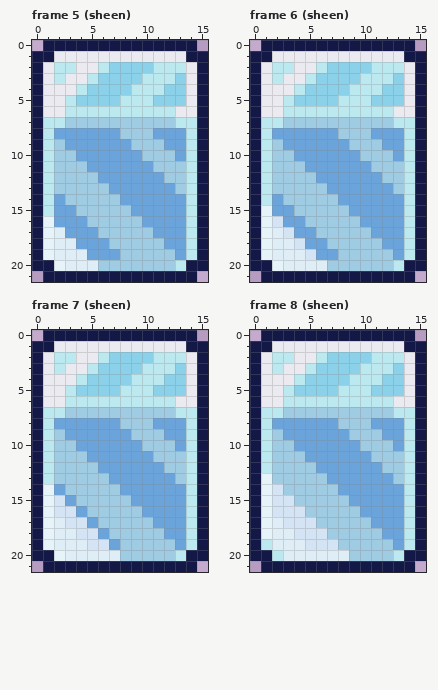
Two versions of one pixel-art file, block_man/data/ice_block.aseprite. The picture above is the old version.
16x22 pixels, 36 frames. Colours within 5 levels of each other are drawn and written as one. Shown: frame 5 (sheen), frame 6 (sheen), frame 7 (sheen), frame 8 (sheen). The commit also changed other frames, which this record leaves out.
Now the later version:
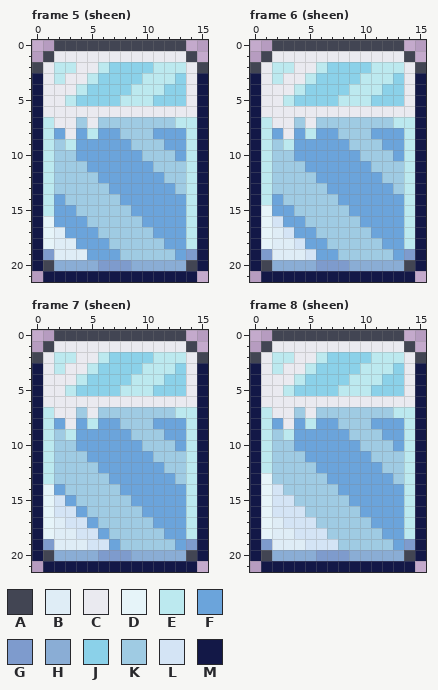
Palette (. is transparent): A #424553  B #dfedf6  C #eaeaf0  D #e6f4f9  E #bce9ef  F #6ba4db  G #7e9bcd  H #8aadd5  J #8bd1e9  K #9fcbe3  L #d4e4f5  M #131847
The author wrote: icy held block no longer loses its icicles randomly
Change:
layer "Layer 3" removed
--- frame 5 (sheen), layer "Layer 2"
@@ x 0..15 @@
- 0 .MMMMMMMMMMMMMM.
- 1 MMCCCCCCCCCCCCMM
- 2 MCEECCEJJJJEEECM
+ 0 ..AAAAAAAAAAAA..
+ 1 .ACCCCCCCCCCCCA.
+ 2 ACEECCEJJJJEEECA
  3 MCECCEJJJJEEEJCM
@@ x 0..15 @@
  5 MCCEJJJJEEEJJJCM
- 6 MCCEEEEEEEEEECCM
- 7 MEEKKKKKKKKKKEEM
- 8 MEFFFFFFKKKFFFEM
- 9 MEKFFFFFFKKKFFEM
+ 6 MCCCCCCCCCCCCCCM
+ 7 MECCKCKKKKKKKEEM
+ 8 MEFCFEFFKKKFFFEM
+ 9 MEKEFFFFFKKKFFEM
 10 MEKKFFFFFFKKKFEM
@@ x 0..15 @@
 18 MDBBFFFKKKKKFFEM
-19 MDBBBFFFKKKKKFEM
-20 MMDBBBKKKKKKKEMM
+19 MGBBBFFFKKKKKFGM
+20 MAHHHHGGGHHHHHAM
 21 .MMMMMMMMMMMMMM.
--- frame 6 (sheen), layer "Layer 2"
@@ x 0..15 @@
- 0 .MMMMMMMMMMMMMM.
- 1 MMCCCCCCCCCCCCMM
- 2 MCEECCEJJJJEEECM
+ 0 ..AAAAAAAAAAAA..
+ 1 .ACCCCCCCCCCCCA.
+ 2 ACEECCEJJJJEEECA
  3 MCECCEJJJJEEEJCM
@@ x 0..15 @@
  5 MCCEJJJJEEEJJJCM
- 6 MCCEEEEEEEEEECCM
- 7 MEEKKKKKKKKKKEEM
- 8 MEFFFFFFKKKFFFEM
- 9 MEKFFFFFFKKKFFEM
+ 6 MCCCCCCCCCCCCCCM
+ 7 MECCKCKKKKKKKEEM
+ 8 MEFCFEFFKKKFFFEM
+ 9 MEKEFFFFFKKKFFEM
 10 MEKKFFFFFFKKKFEM
@@ x 0..15 @@
 18 MDBBLFFKKKKKFFEM
-19 MDBBBLFFKKKKKFEM
-20 MMDBBBBKKKKKKEMM
+19 MGBBBLFFKKKKKFGM
+20 MAHHHHGGGHHHHHAM
 21 .MMMMMMMMMMMMMM.
--- frame 7 (sheen), layer "Layer 2"
@@ x 0..15 @@
- 0 .MMMMMMMMMMMMMM.
- 1 MMCCCCCCCCCCCCMM
- 2 MCEECCEJJJJEEECM
+ 0 ..AAAAAAAAAAAA..
+ 1 .ACCCCCCCCCCCCA.
+ 2 ACEECCEJJJJEEECA
  3 MCECCEJJJJEEEJCM
@@ x 0..15 @@
  5 MCCEJJJJEEEJJJCM
- 6 MCCEEEEEEEEEECCM
- 7 MEEKKKKKKKKKKEEM
- 8 MEFFFFFFKKKFFFEM
- 9 MEKFFFFFFKKKFFEM
+ 6 MCCCCCCCCCCCCCCM
+ 7 MECCKCKKKKKKKEEM
+ 8 MEFCFEFFKKKFFFEM
+ 9 MEKEFFFFFKKKFFEM
 10 MEKKFFFFFFKKKFEM
@@ x 0..15 @@
 18 MDBBLLFKKKKKFFEM
-19 MDBBBLLFKKKKKFEM
-20 MMDBBBBBKKKKKEMM
+19 MGBBBLLFKKKKKFGM
+20 MAHHHHGGGHHHHHAM
 21 .MMMMMMMMMMMMMM.
--- frame 8 (sheen), layer "Layer 2"
@@ x 0..15 @@
- 0 .MMMMMMMMMMMMMM.
- 1 MMCCCCCCCCCCCCMM
- 2 MCEECCEJJJJEEECM
+ 0 ..AAAAAAAAAAAA..
+ 1 .ACCCCCCCCCCCCA.
+ 2 ACEECCEJJJJEEECA
  3 MCECCEJJJJEEEJCM
@@ x 0..15 @@
  5 MCCEJJJJEEEJJJCM
- 6 MCCEEEEEEEEEECCM
- 7 MEEKKKKKKKKKKEEM
- 8 MEFFFFFFKKKFFFEM
- 9 MEKFFFFFFKKKFFEM
+ 6 MCCCCCCCCCCCCCCM
+ 7 MECCKCKKKKKKKEEM
+ 8 MEFCFEFFKKKFFFEM
+ 9 MEKEFFFFFKKKFFEM
 10 MEKKFFFFFFKKKFEM
@@ x 0..15 @@
 18 MDBBLLLKKKKKFFEM
-19 MEBBBLLLKKKKKFEM
-20 MMEBBBBBBKKKKEMM
+19 MGBBBLLLKKKKKFGM
+20 MAHHHHGGGHHHHHAM
 21 .MMMMMMMMMMMMMM.
